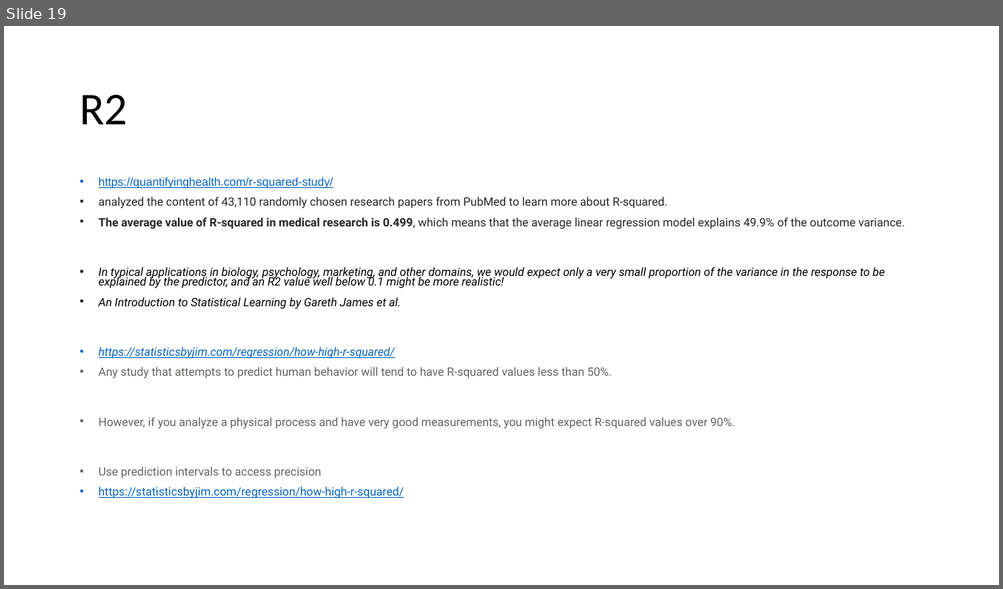
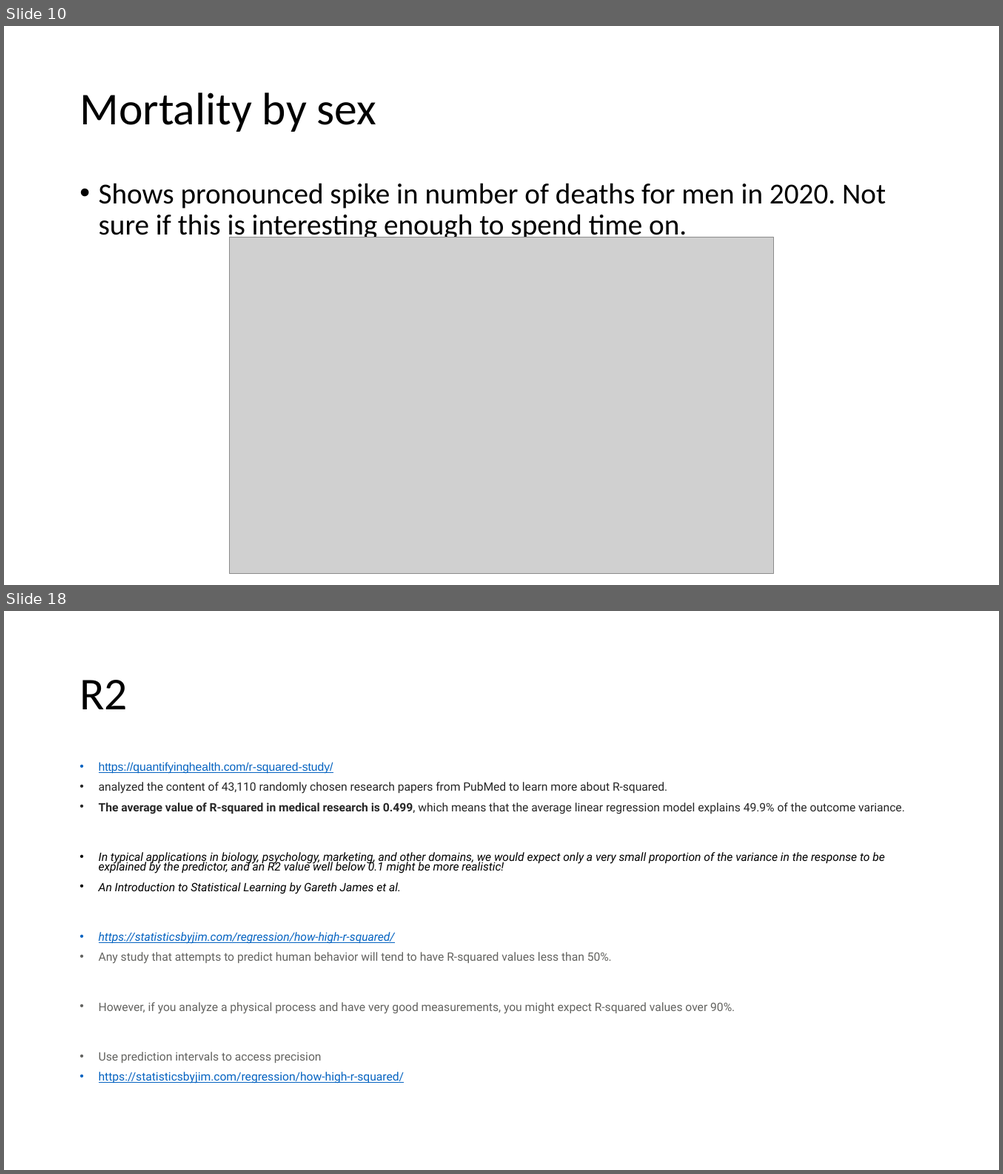
Before and after one commit to fionacarson/final_project_phs_stroke, a slide deck: presentation/phs_stroke_presentation.pptx. Shown one above the other, each under a label of ours: slide 19 before the commit, slides 10 and 18 after it; the slides between them are not shown. The pictures are 1003x589 and 1003x1174 pixels, drawn with LibreOffice and Linux fonts; fonts in the diff are those of the drawing; grey boxes stand for pictures. Boxes give left, top, right and bottom in pixels: in the first picture for what was removed or moved away, otherwise in the second. Text is boxed around its words. In the diff, an @@ line names an element or a change of style, - is before the commit and + after.

```diff
--- a/presentation/phs_stroke_presentation.pptx
+++ b/presentation/phs_stroke_presentation.pptx
@@ slide 10 added at (x1=4, y1=26, x2=999, y2=585), background #FFFFFF @@
@@ title added at (x1=79, y1=93, x2=376, y2=132), 44 pt, text #000000 @@
+Mortality by sex
@@ text added at (x1=99, y1=183, x2=885, y2=242), 28 pt, text #000000 @@
+• Shows pronounced spike in number of deaths for men in 2020. Not sure if this is interesting enough to spend time on.
@@ picture added at (x1=229, y1=237, x2=774, y2=574) @@
@@ what was slide 19 is now slide 18 @@
```
Also in this commit, not shown: 6 slides changed, 6 other slides added, 6 slides removed, 19 other files.
